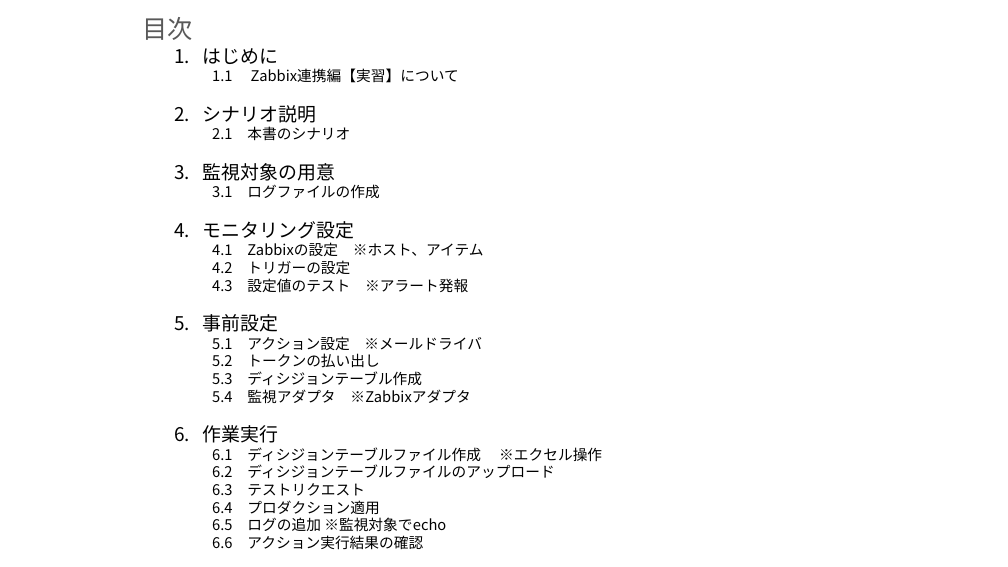
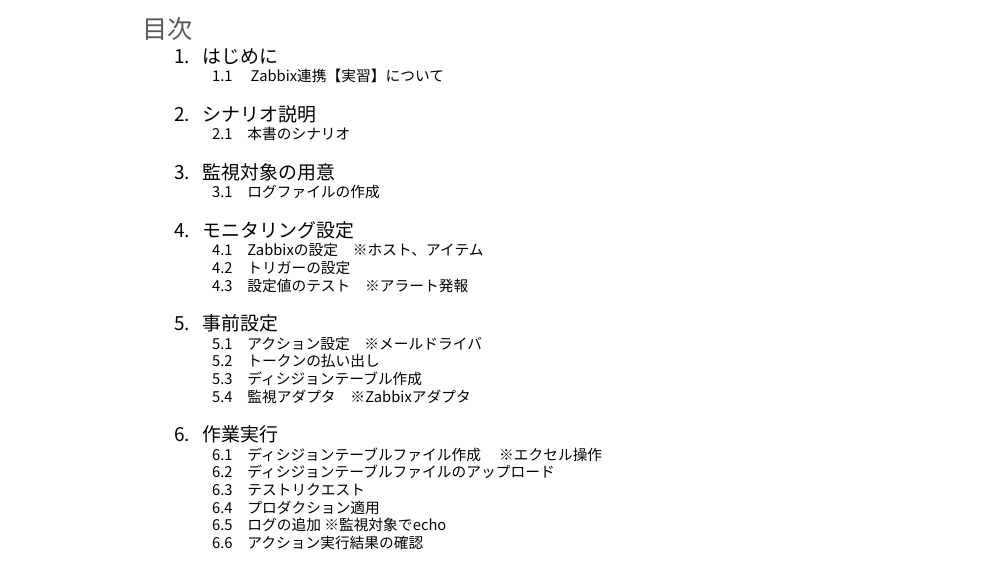
Before and after one commit to exastro-suite/oase-docs, a slide deck: slide 2 of asset/Learn_ja/OASE-zabbix_practice_ja.pptx. Drawn at 1008x567 pixels with LibreOffice and Linux fonts; fonts in the diff are those of the drawing; background and template pictures are left out. Boxes give left, top, right and bottom in pixels: in the first picture for what was removed or moved away, otherwise in the second. Text is boxed around its words. In the diff, an @@ line names an element or a change of style, - is before the commit and + after.

```diff
--- a/asset/Learn_ja/OASE-zabbix_practice_ja.pptx
+++ b/asset/Learn_ja/OASE-zabbix_practice_ja.pptx
@@ text at bbox=[212, 68, 444, 83]: text changed @@
-  1.1 Zabbix連携編【実習】について
+  1.1 Zabbix連携【実習】について
```
Also in this commit, not shown: 5 other slides changed, 3 other files.
